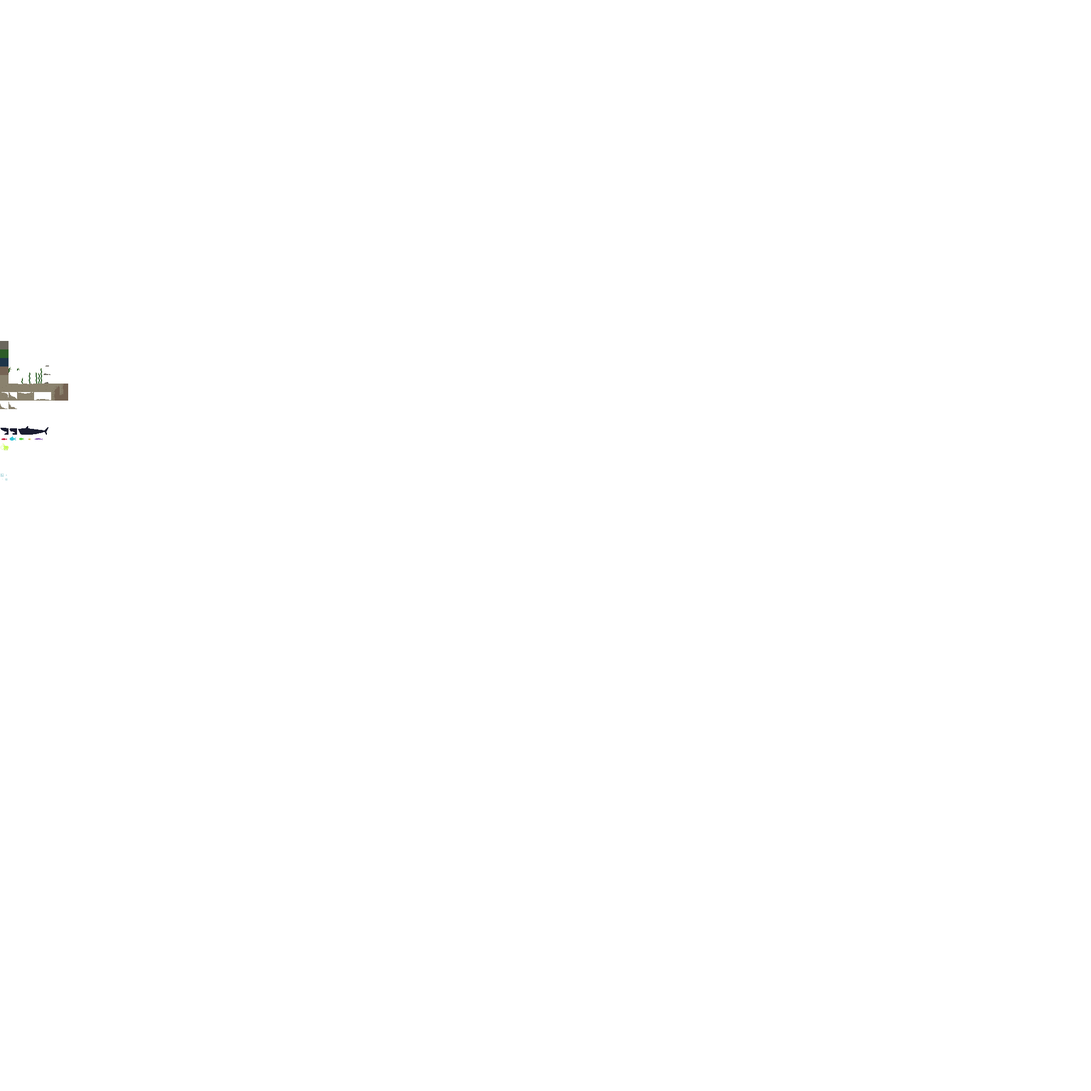
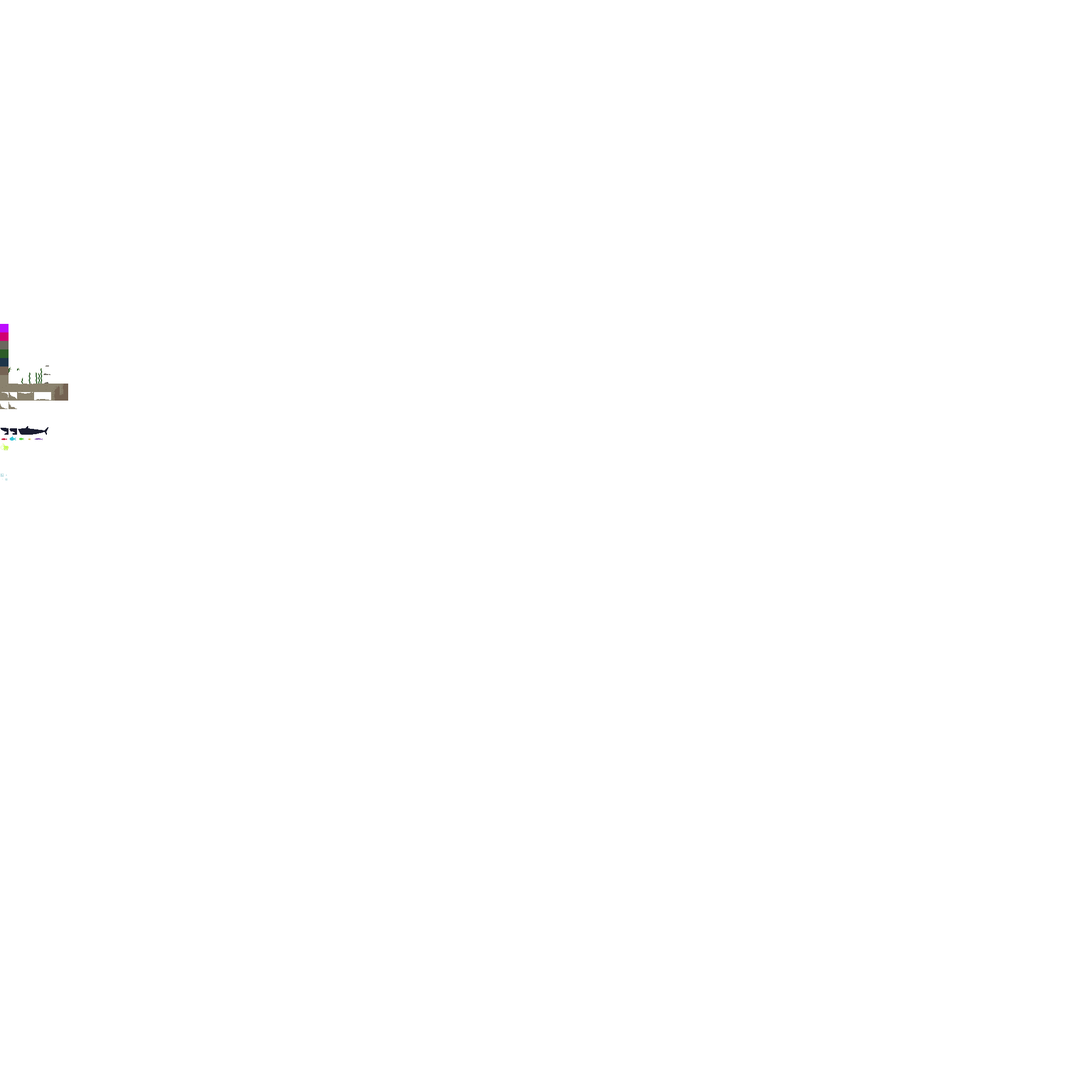
Revision of a layered 1091×1091 image; what changed, layer by layer:
added layer "level design tiles" in group "Tiles" over left=0, top=324, right=9, bottom=342
